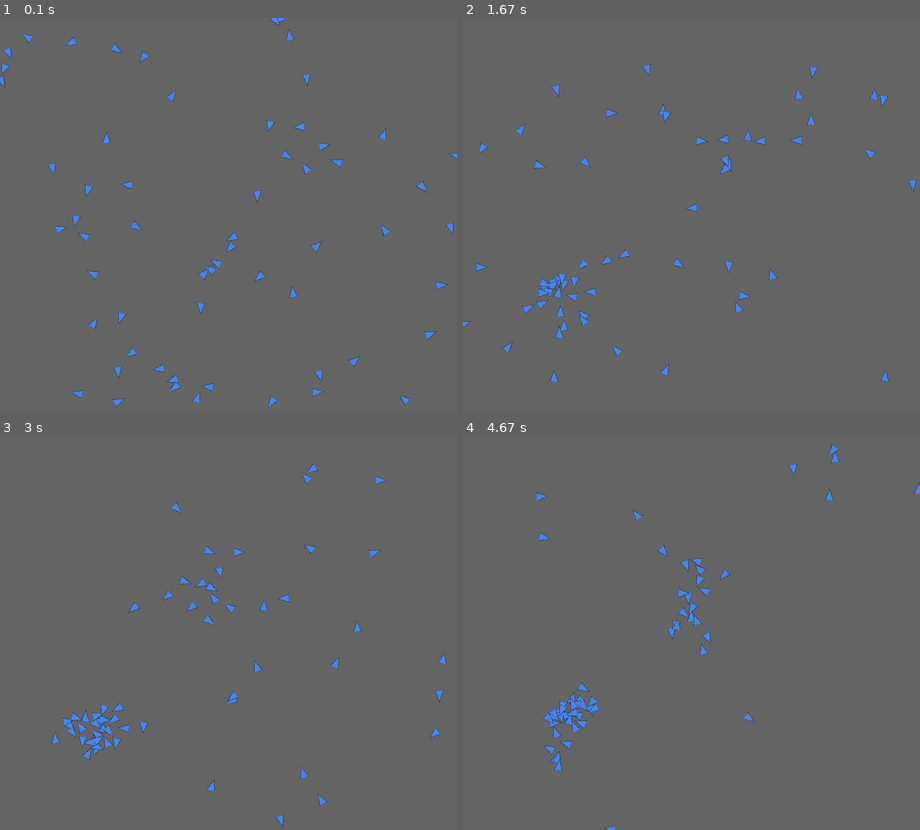
Above: before the commit, frames 1-4 (two rows, left to right).
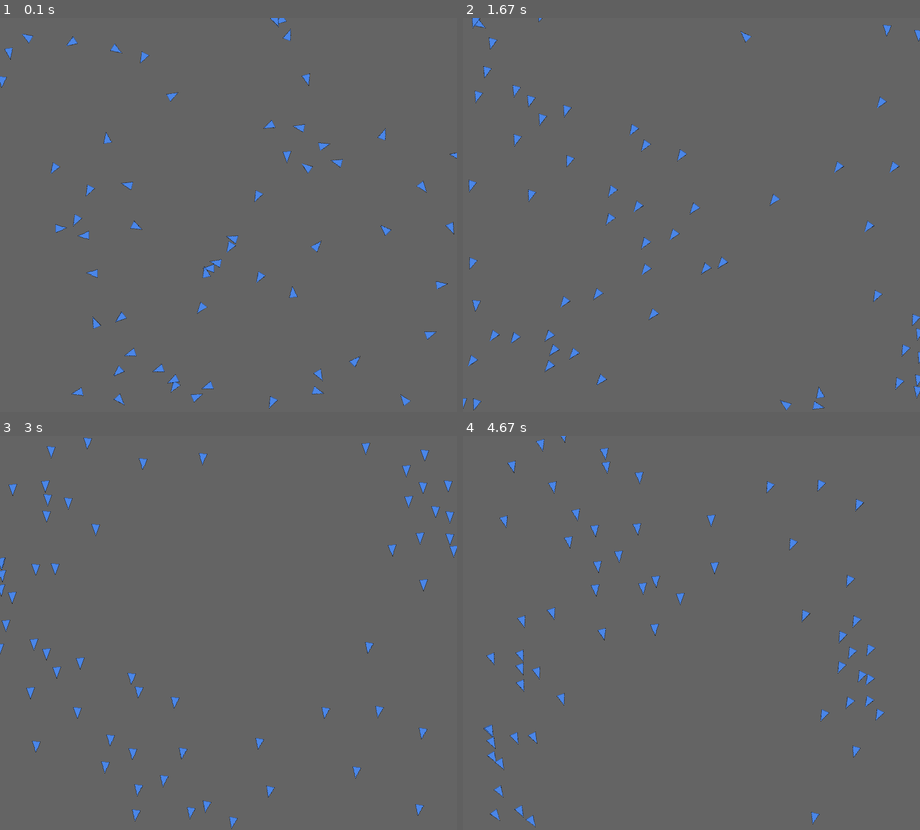
Above: after the commit, the same moments.

Repository: agmui/random_stuff
Game: pygame game, started from birbs/better_birbs/window.py
The game is run twice, just before and just after one commit, with the same random seed, the same clock (stepped at 60 frames per second) and the same inputs.
Inputs (mouse positions are in pixels of both pictures, inside the frame that each line leads up to):
- Up to frame 1 (0.1 s): no input
- Up to frame 2 (1.67 s): hold Right 0.33-0.8 s; move the mouse to (673, 230) at 0.37 s
- Up to frame 3 (3 s): no input
- Up to frame 4 (4.67 s): no input

The runs differ from the first frame. In frame 1, 1.1% of the frame differs, in the area x 0-100%, y 0-100%; in frame 2, 3.2%; in frame 3, 3.3%; in frame 4, 3.1%.

Commit message:
finnished making same direction and center dive filter

Diff:
--- a/Del.py
+++ b/Del.py
@@ -1,50 +1,3 @@
-import math
-import portion as P
-import random
-
-"""
-def blind_spot(self, angle):  # convret self.angle once for speed for blind_spot, sight, and L_or_R
-    l = [math.degrees(self) + 160, math.degrees(self) - 160]
-    for i in range(2):
-        if l[i] > 180:
-            l[i] -= 360
-        elif l[i] < -180:
-            l[i] += 360
-    if 10 >= math.degrees(self) >= -10:
-        return l[1] >= angle or angle >= l[0]
-    return l[1] >= angle >= l[0]
-
-
-def L_or_R(self, angle):  # merge dis function with avoid_filter?
-    if blind_spot(self, angle):
-        return "in blind spot ----------"
-    E = [self + 160, self - 160] # dont have to calcuate both E[0] and E[1] cuz we end up using only one
-    for i in range(2):
-        if E[i] > 180:
-            E[i] -= 360
-        elif E[i] < -180:
-            E[i] += 360
-    print(E, end=' ')
-    if self >= 0:
-        if self <= angle <= 180 or -180 >= angle >= E[0]:  # del "or 180"?
-            return -1
-        else:  # del later
-            return 1
-    elif self <= 0:
-        if self >= angle >= -180 or E[1] <= angle <= 180 * (-1 if -20 <= self < 0 else 1):  # del "or 180"?
-            return 1
-        else:
-            return -1
-
-
-print(L_or_R(-20, 180), "should be 1")
-print(L_or_R(-19, 180), "should be 1") # help with blind spot code
-print(L_or_R(20, -90), "should be 1")
-
-print(L_or_R(-5.8, -1), -1)
-print(L_or_R(0, -90), 1)
-print(L_or_R(179, -90), -1)
-"""
 def L_or_R(self, angle):
     angle -= self
     if angle > 180:
@@ -54,7 +7,7 @@
     print(self, angle, end = ' ')
     return -1 if angle >= 0 else 1
 
-print(L_or_R(-176.44657665935395, 172.6680756538965), 1)
+#print(L_or_R(-176.44657665935395, 172.6680756538965), 1)
 #print(L_or_R(20, -90), "should be 1")
 #print(L_or_R(50, -90), "should be 1")
 
--- a/birbs/better_birbs/birb.py
+++ b/birbs/better_birbs/birb.py
@@ -2,7 +2,6 @@
 import random
 
 birb_list = []
-poslist = []
 """
      90
 +-180 >  0
@@ -20,7 +19,7 @@
 
     def path_finding(self):
         self.sight()
-        #self.avoid_filter()
+        self.avoid_filter()
         self.same_direction_filter()
         self.center_dive()
         self.move()
@@ -38,12 +37,11 @@
 
     def sight(self):  # bro fix your rads situation
         self.nearByBirbsList.clear()
-        for i in poslist:
-            dx, dy = i[0] - self.pos[0], self.pos[1] - i[1]
+        for i in birb_list:
+            dx, dy = i.getPos()[0] - self.pos[0], self.pos[1] - i.getPos()[1]
             distance = math.hypot(dx, dy)
-            angle = math.atan2(dy, dx)
-            if 0 != distance <= 150 and not self.blind_spot(math.degrees(angle)):
-                self.nearByBirbsList.append([distance, angle])
+            if 0 != distance <= 150 and not self.blind_spot(math.degrees(angle := math.atan2(dy, dx))):
+                self.nearByBirbsList.append([distance, angle, i.getAngle()])
 
     # could check if self == angle and just have it go 50/50
     # make relitive angle a factor
@@ -57,7 +55,6 @@
             angle += 360
         return -1 if angle >= 0 else 1
 
-
     def avoid_filter(self):
         total = 0
         for i in self.nearByBirbsList:
@@ -66,15 +63,15 @@
         self.rotate(total)
 
     def same_direction_filter(self):
-        total = 0
+        for i in self.nearByBirbsList:
+            angle = i[2]
+            self.rotate(math.radians(-self.L_or_R(angle)))
+
+    def center_dive(self):
         for i in self.nearByBirbsList:
             angle = i[1]
-            total += self.L_or_R(angle)*-0.01
-        self.rotate(total)
+            self.rotate(math.radians(-0.5*self.L_or_R(angle)))
 
-
-    def center_dive(self):
-        pass
 
     def move(self):
         r = 3
@@ -102,12 +99,6 @@
 
     def getAngle(self):
         return self.angle
-
-
-def getAllBirbPos():  # maybe remove cuz u can just get pos list form birb_list
-    poslist.clear()
-    for i in birb_list:
-        poslist.append(i.getPos())
 
 
 def init():
@@ -162,7 +153,6 @@
     if mouse:
         if Mouse_x != -1:
             birb_list[0].pos = (Mouse_x, Mouse_y)
-    getAllBirbPos()
     for i in birb_list:
         i.path_finding()
 
@@ -170,5 +160,5 @@
 if __name__ == '__main__':
     ts()
     main(-1, 100)
-    #birb_list[0].angle = -1
+    # birb_list[0].angle = -1
     print(birb_list[0].L_or_R(math.radians(-10)))
--- a/birbs/better_birbs/window.py
+++ b/birbs/better_birbs/window.py
@@ -27,7 +27,7 @@
         self.image = pygame.image.load(birb_touch).convert_alpha()
 
     def moveBy(self, changeInPos):
-        distance = changeInPos[self.index][0] - self.getPos()[0], changeInPos[self.index][1] - self.getPos()[1]
+        distance = changeInPos[self.index].getPos()[0] - self.getPos()[0], changeInPos[self.index].getPos()[1] - self.getPos()[1]
         self.rect.move_ip(distance)
 
     def rotate(self, birbList):
@@ -39,12 +39,12 @@
         return self.rect.center
 
 
-def moveAllBirbs(changeInPos):
+def moveAllBirbs():
     for i in sprite_group:
-        i.moveBy(changeInPos)
+        i.moveBy(birb.birb_list)
         if viswals:
             for j in sight_group:
-                j.moveBy(changeInPos)
+                j.moveBy(birb.birb_list)
         i.rotate(birb.birb_list)
 
 
@@ -88,8 +88,8 @@
         Mouse_x, Mouse_y = pygame.mouse.get_pos()
 
         birb.main(Mouse_x, Mouse_y)
-        changeInPos = birb.poslist
-        moveAllBirbs(changeInPos)
+        changeInPos = birb.birb_list
+        moveAllBirbs()
 
         # Repaint the screen
         sprite_group.update()  # re-position the game sprites
